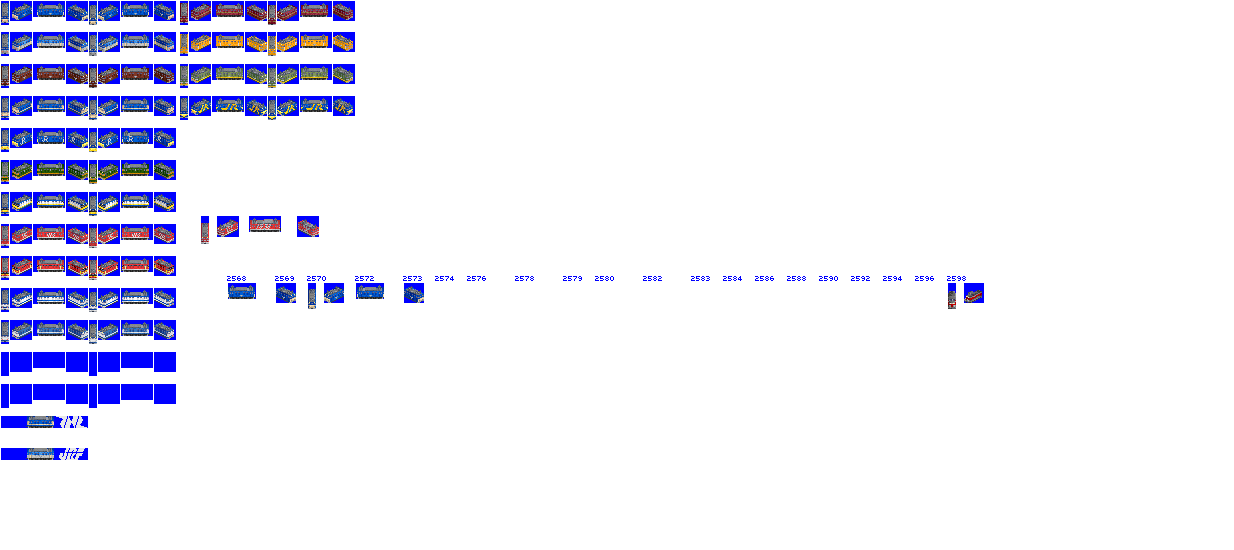
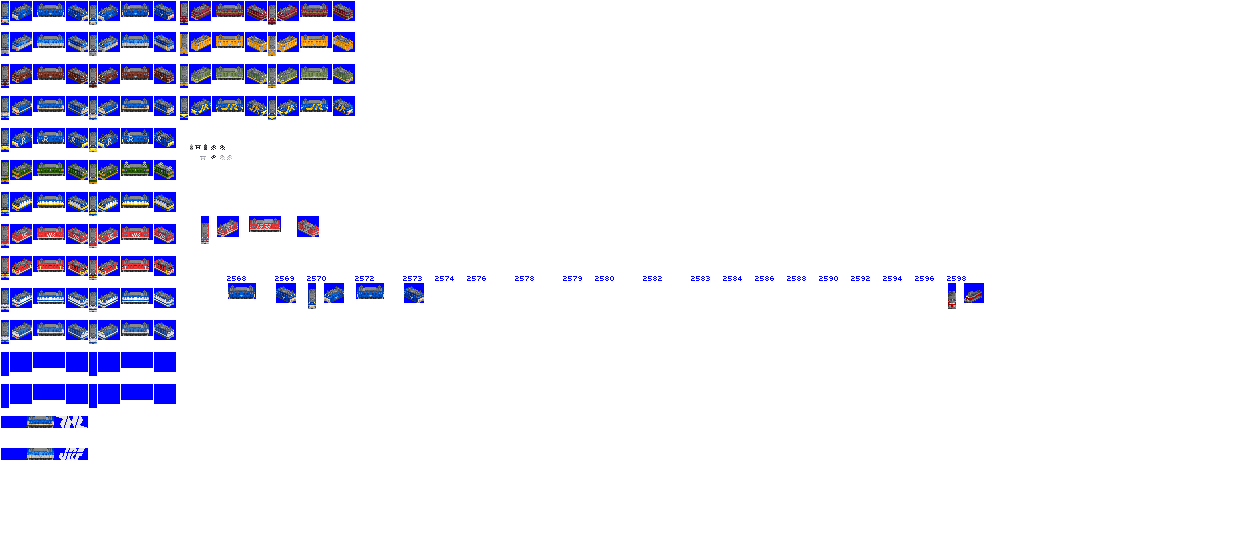
Comparing the layer stacks of the two 1234x550 images. Changes:
painted on "taillights" over [101, 129, 232, 171]
